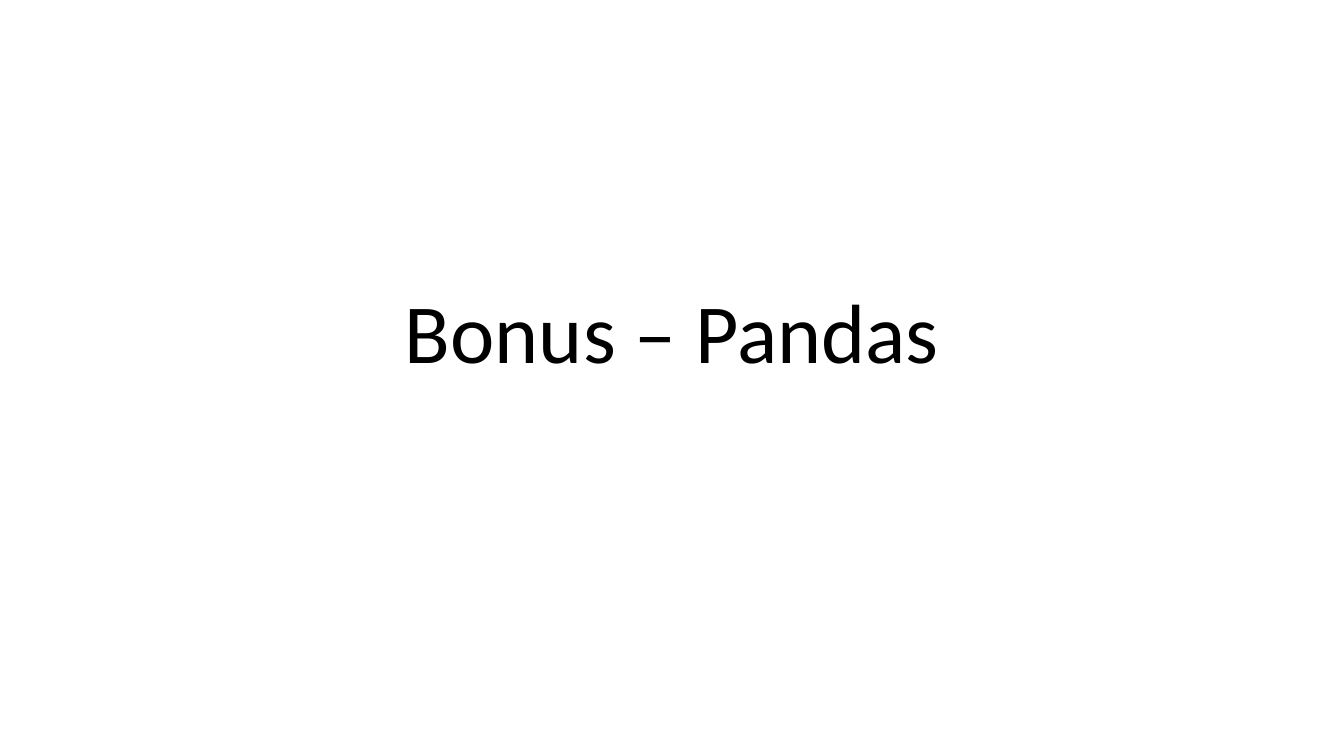
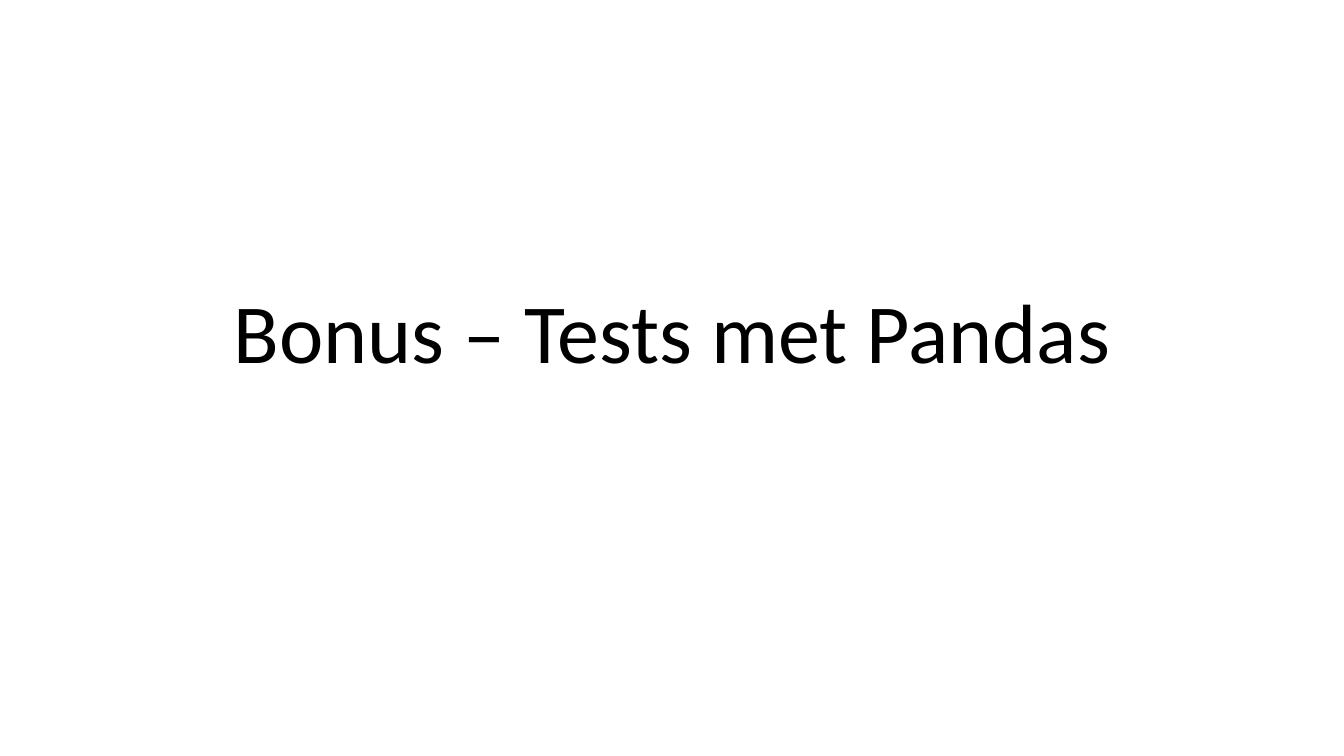
Before and after one commit to LFKoning/knowledge-sharing, a slide deck: slide 13 of unit_tests/kennissessie_unit_testing.pptx (slide 11 before the commit). Drawn at 1344x756 pixels with LibreOffice and Linux fonts; fonts in the diff are those of the drawing. Boxes give left, top, right and bottom in pixels: in the first picture for what was removed or moved away, otherwise in the second. Text is boxed around its words. In the diff, an @@ line names an element or a change of style, - is before the commit and + after.

```diff
--- a/unit_tests/kennissessie_unit_testing.pptx
+++ b/unit_tests/kennissessie_unit_testing.pptx
@@ title at box(234, 304, 1110, 364): text changed @@
-Bonus – Pandas
+Bonus – Tests met Pandas
```
Also in this commit, not shown: 6 other slides changed, 2 slides added, 17 other files.
